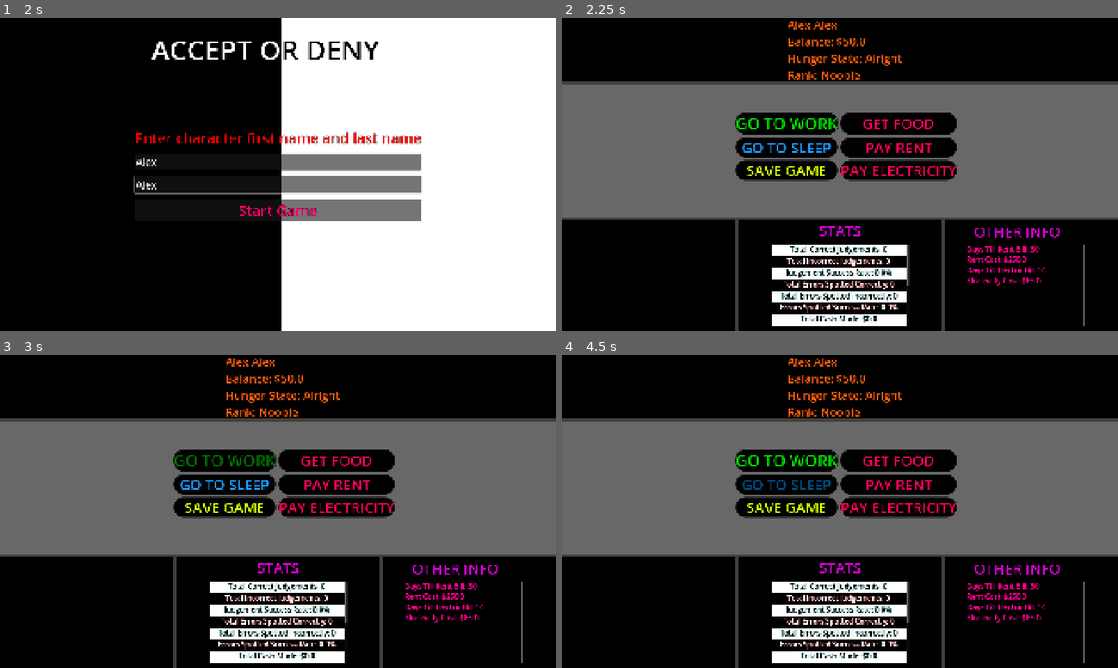
Above: before the commit, frames 1-4 (two rows, left to right).
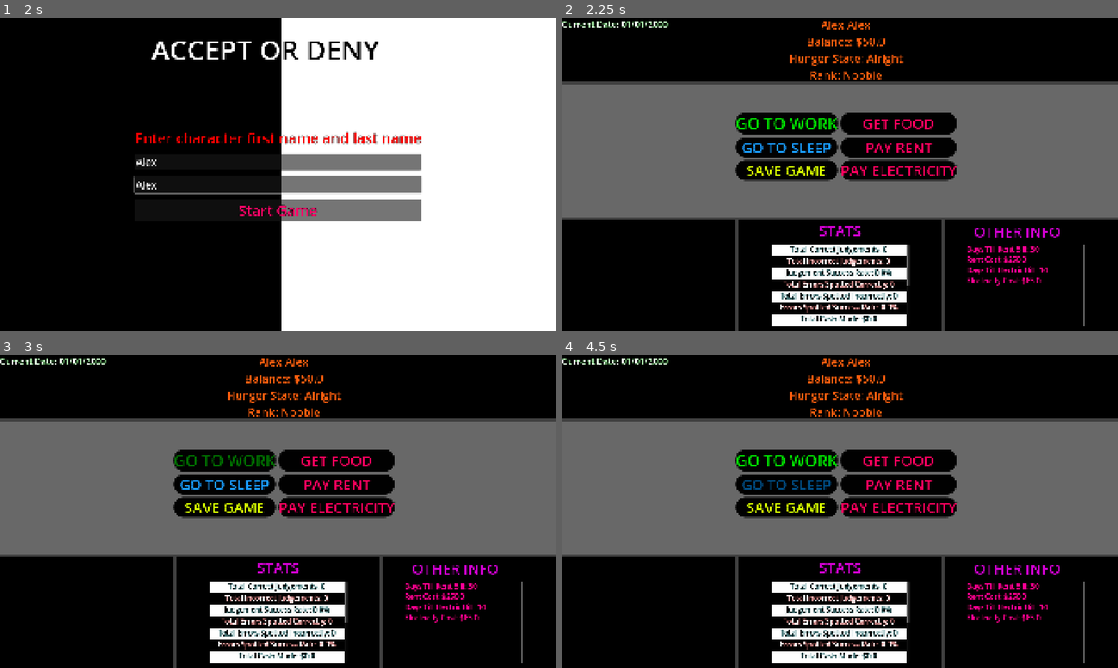
Above: after the commit, the same moments.

Repository: HiImTonyy/acceptordeny
Game: Godot game, scene res://scenes/main_menu.tscn
Same seed, same stepped clock (60 frames per second), same inputs: the game is played once before the commit and once after it.
Inputs (mouse positions are in pixels of both pictures, inside the frame that each line leads up to):
- Up to frame 1 (2 s): click "New Game" at 0.5 s; click (278, 161) at 1.27 s; type "Alex" at 1.35 s; click (278, 183) at 1.5 s; type "Alex" at 1.58 s
- Up to frame 2 (2.25 s): click "Start Game" at 2 s
- Up to frame 3 (3 s): click "GO TO WORK" at 2.75 s
- Up to frame 4 (4.5 s): click "GO TO WORK" at 3.5 s; click "GO TO SLEEP" at 4.25 s

Frame 1 is identical in both runs. In frame 2, 1.4% of the frame differs, in the area x 0-88%, y 1-82%; in frame 3, 1.4%; in frame 4, 1.4%.

Commit message:
Changed the top U.I layout in home.

Diff:
--- a/scenes/home.tscn
+++ b/scenes/home.tscn
@@ -85,24 +85,36 @@
 theme_override_colors/font_color = Color(1, 0.37254903, 0.05490196, 1)
 theme_override_font_sizes/font_size = 39
 text = "Watahburgah Mcgee"
+horizontal_alignment = 1
 
 [node name="LabelCash" type="Label" parent="HomeUI/TopUI/TopUIBackground/ContainerTopUI"]
 layout_mode = 2
 theme_override_colors/font_color = Color(1, 0.37254903, 0.05490196, 1)
 theme_override_font_sizes/font_size = 39
 text = "Balance: $2.50"
+horizontal_alignment = 1
 
 [node name="LabelHungerLevel" type="Label" parent="HomeUI/TopUI/TopUIBackground/ContainerTopUI"]
 layout_mode = 2
 theme_override_colors/font_color = Color(1, 0.37254903, 0.05490196, 1)
 theme_override_font_sizes/font_size = 39
 text = "Hunger Level: Hungie"
+horizontal_alignment = 1
 
 [node name="LabelRank" type="Label" parent="HomeUI/TopUI/TopUIBackground/ContainerTopUI"]
 layout_mode = 2
 theme_override_colors/font_color = Color(1, 0.37254903, 0.05490196, 1)
 theme_override_font_sizes/font_size = 39
 text = "Rank: PewPew"
+horizontal_alignment = 1
+
+[node name="Label" type="Label" parent="HomeUI/TopUI"]
+offset_right = 365.0
+offset_bottom = 42.0
+theme_override_colors/font_outline_color = Color(0, 1, 0, 1)
+theme_override_constants/outline_size = 2
+theme_override_font_sizes/font_size = 30
+text = "Current Date: 01/01/2000"
 
 [node name="Background" type="ColorRect" parent="HomeUI"]
 anchors_preset = 15
--- a/scripts/home.gd
+++ b/scripts/home.gd
@@ -63,5 +63,5 @@
 	# OTHER INFORMATION
 	label_other_days_till_rent.text = "Days Till Rent Bill: " + str(bills.days_till_rent)
 	label_other_rent_cost.text = "Rent Cost: " + "$" + str(bills.rent_cost)
-	label_other_days_till_electricity.text = "Days Till Electric Bill " + str(bills.days_till_electric)
+	label_other_days_till_electricity.text = "Days Till Electric Bill: " + str(bills.days_till_electric)
 	label_other_electric_cost.text = "Electricity Cost: " + "$" + str(bills.electric_cost)
